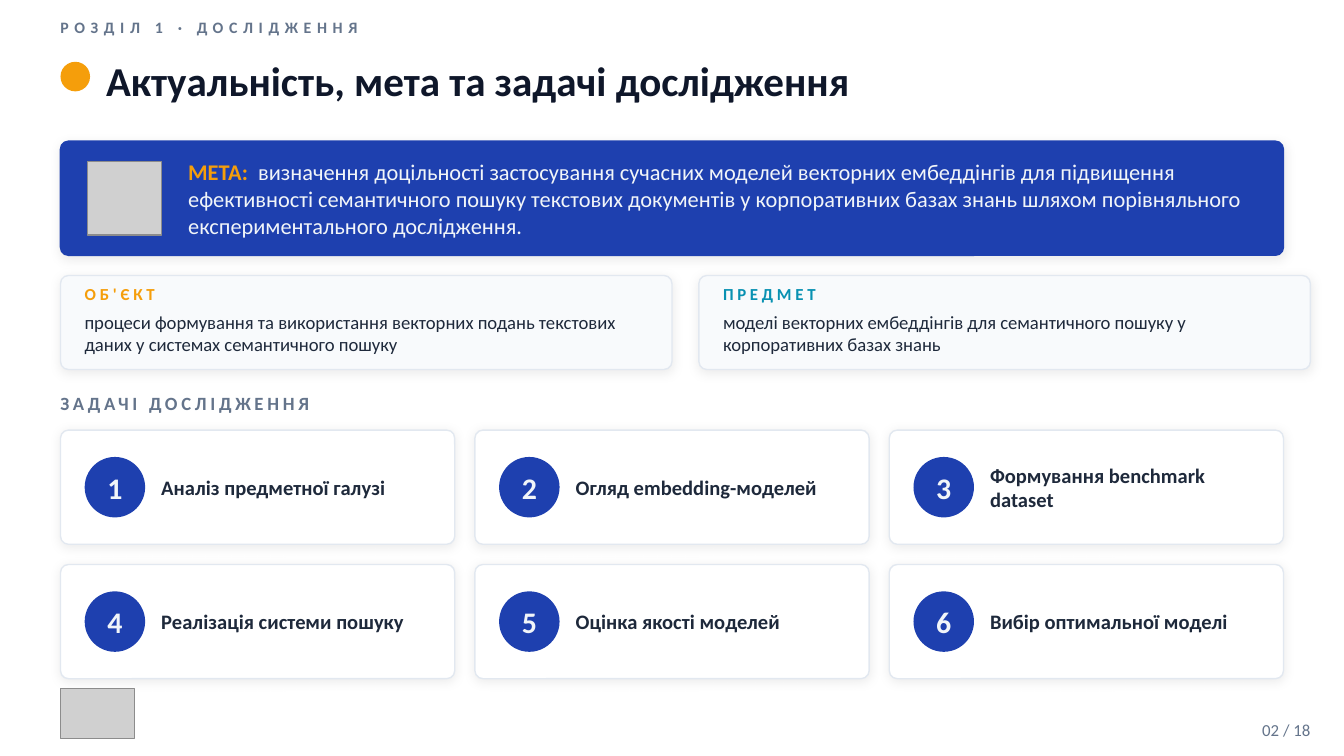
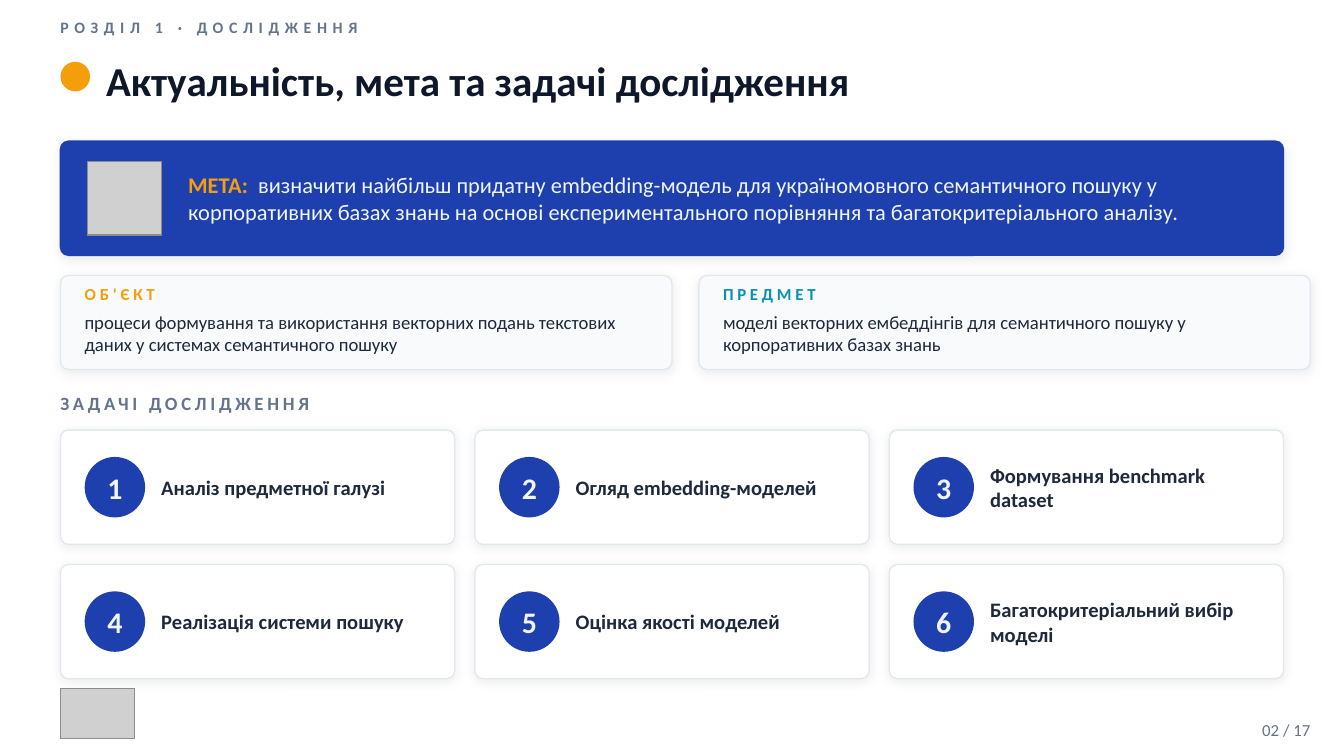
Before and after one commit to vitaliinnest/2026_M_PI_IPZ-24-1_Nesterenko_V_V, a slide deck: slide 2 of 2026_М_ПІ_ІПЗ-24-1_Нестеренко_В_В/2026_М_ПІ_ІПЗм-24-1_Нестеренко_В_В.pptx. Drawn at 1344x756 pixels with LibreOffice and Linux fonts; fonts in the diff are those of the drawing; grey boxes stand for pictures. Boxes give left, top, right and bottom in pixels: in the first picture for what was removed or moved away, otherwise in the second. Text is boxed around its words. In the diff, an @@ line names an element or a change of style, - is before the commit and + after.

```diff
--- a/2026_М_ПІ_ІПЗ-24-1_Нестеренко_В_В/2026_М_ПІ_ІПЗм-24-1_Нестеренко_В_В.pptx
+++ b/2026_М_ПІ_ІПЗ-24-1_Нестеренко_В_В/2026_М_ПІ_ІПЗм-24-1_Нестеренко_В_В.pptx
@@ text at (188,177,1179,224): text changed @@
-МЕТА: визначення доцільності застосування сучасних моделей векторних ембеддінгів для підвищення ефективності семантичного пошуку текстових документів у корпоративних базах знань шляхом порівняльного експериментального дослідження.
+МЕТА: визначити найбільш придатну embedding-модель для україномовного семантичного пошуку у корпоративних базах знань на основі експериментального порівняння та багатокритеріального аналізу.
@@ text at (990,602,1234,646): text changed @@
-Вибір оптимальної моделі
+Багатокритеріальний вибір моделі
@@ text at (1262,725,1310,736): text changed @@
-02 / 18
+02 / 17
```
Also in this commit, not shown: 15 other slides changed, 1 slide removed.
